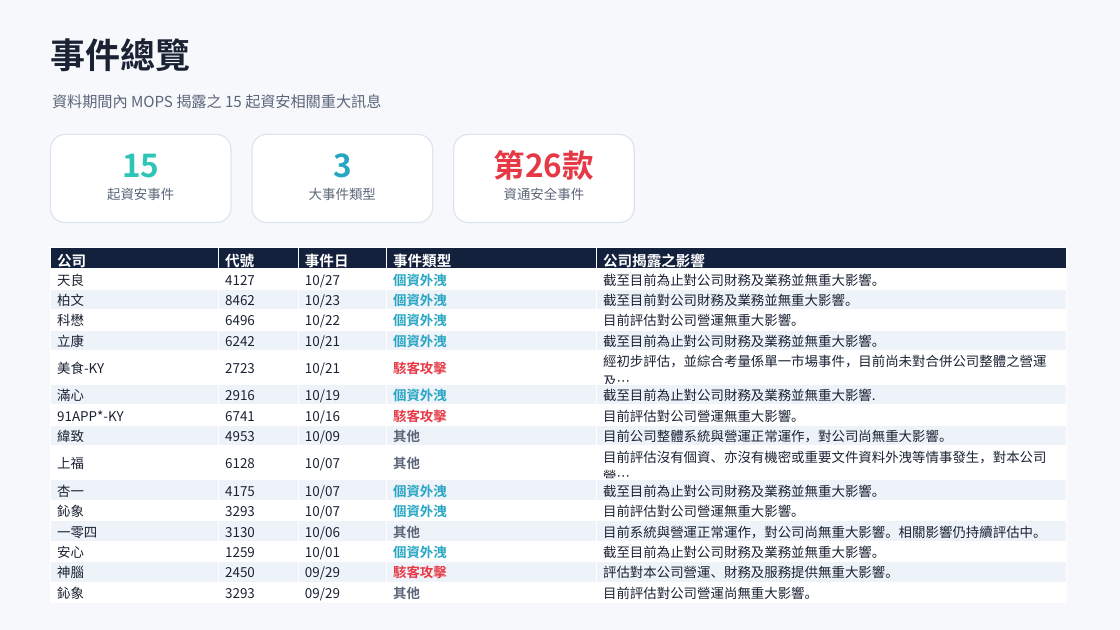
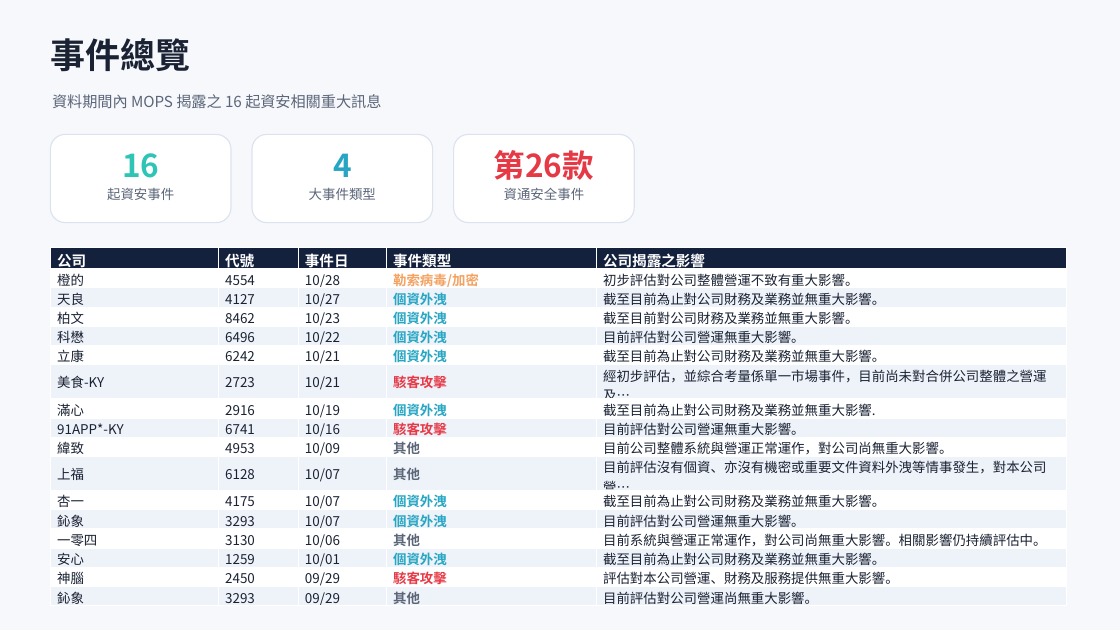
Before and after one commit to Johnnylin77/mops-isec-monitor, a slide deck: slide 2 of 資安事件因應分析.pptx. Drawn at 1120x630 pixels with LibreOffice and Linux fonts; fonts in the diff are those of the drawing. Boxes give left, top, right and bottom in pixels: in the first picture for what was removed or moved away, otherwise in the second. Text is boxed around its words. In the diff, an @@ line names an element or a change of style, - is before the commit and + after.

Commit message:
MOPS report: 2026-10-29

```diff
--- a/資安事件因應分析.pptx
+++ b/資安事件因應分析.pptx
@@ text at [52,94,381,108]: text changed @@
-資料期間內 MOPS 揭露之 15 起資安相關重大訊息
+資料期間內 MOPS 揭露之 16 起資安相關重大訊息
@@ text at [122,153,159,178]: text changed @@
-15
+16
@@ text at [333,153,352,177]: text changed @@
-3
+4
@@ table at [50,248,1067,609] @@
+row 2: 橙的 | 4554 | 10/28 | 勒索病毒/加密 | 初步評估對公司整體營運不致有重大影響。
```
Also in this commit, not shown: 7 other slides changed, 2 other files.
